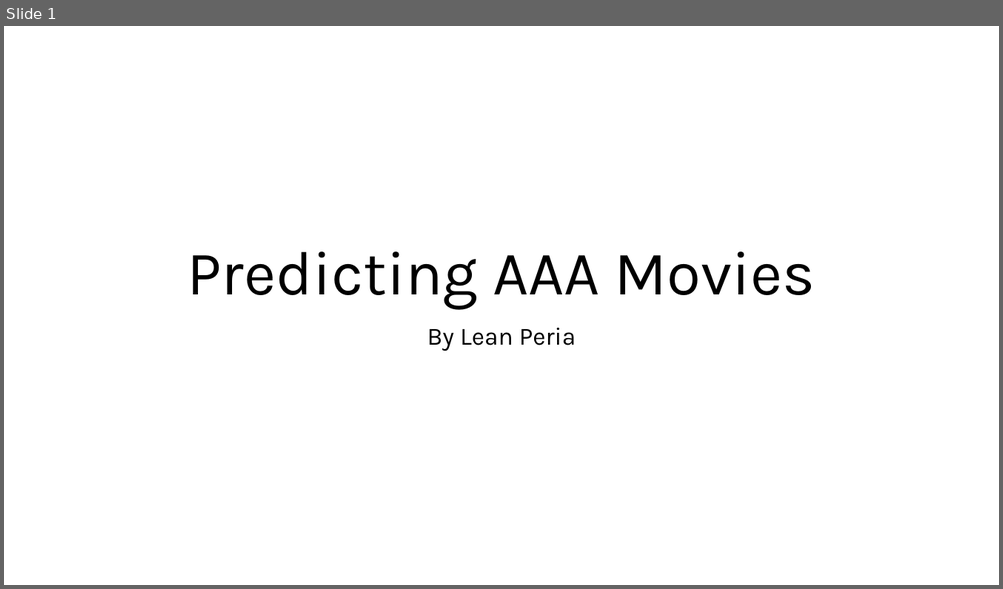
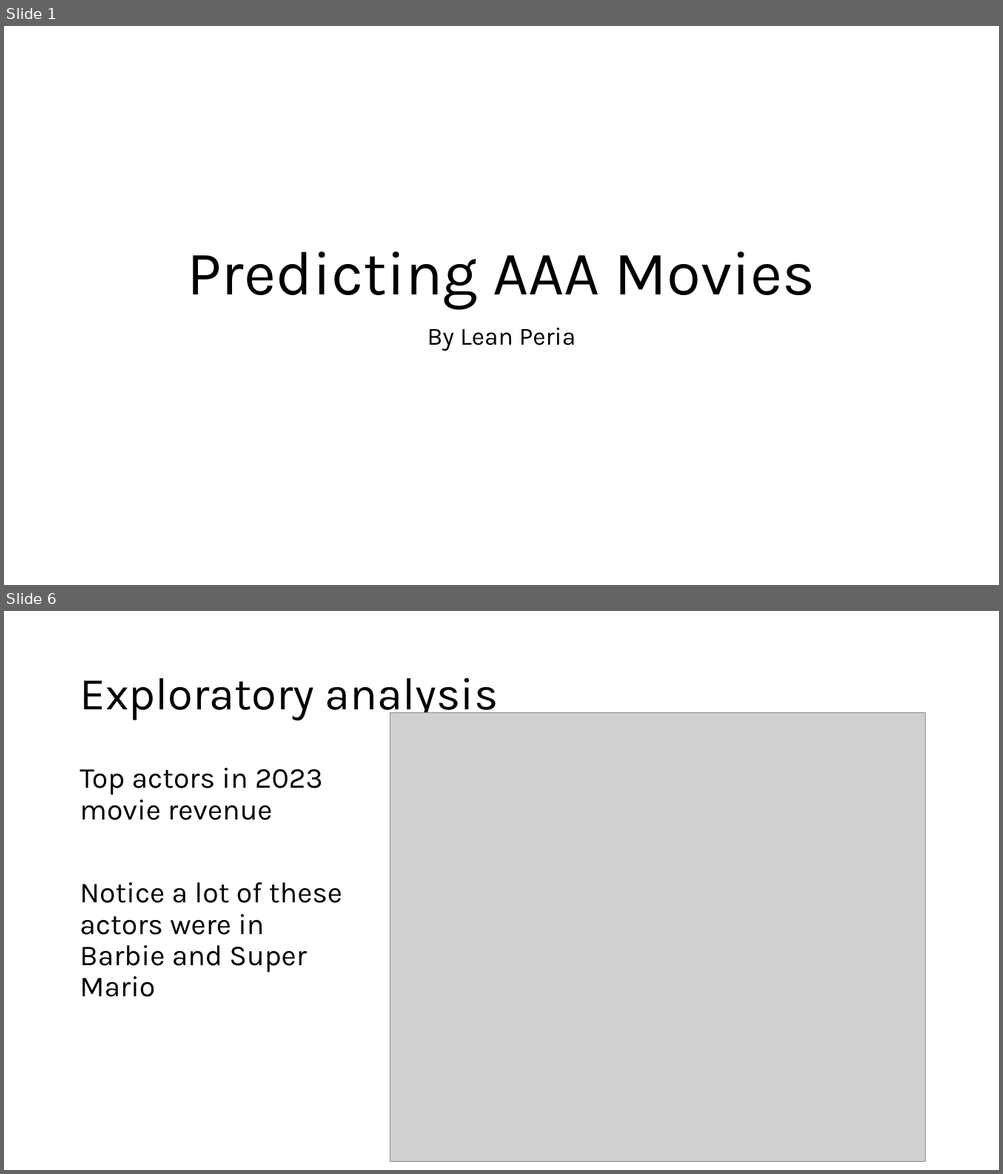
Before and after one commit to leanperia/MoviesRecommendedByLean, a slide deck: Slide Deck - Predicting AAA Movies.pptx. Shown one above the other, each under a label of ours: slide 1 before the commit, slides 1 and 6 after it; the slides between them are not shown. The pictures are 1003x589 and 1003x1174 pixels, drawn with LibreOffice and Linux fonts; fonts in the diff are those of the drawing; grey boxes stand for pictures. Boxes give left, top, right and bottom in pixels: in the first picture for what was removed or moved away, otherwise in the second. Text is boxed around its words. In the diff, an @@ line names an element or a change of style, - is before the commit and + after.

```diff
--- a/Slide Deck - Predicting AAA Movies.pptx
+++ b/Slide Deck - Predicting AAA Movies.pptx
@@ slide 6 added at (4,611,999,1170), background #FFFFFF @@
@@ title added at (79,678,498,721), 44 pt, text #000000 @@
+Exploratory analysis
@@ picture added at (390,713,925,1162) @@
@@ text added at (79,768,342,997), 28 pt, text #000000 @@
+Top actors in 2023 movie revenue
+Notice a lot of these actors were in Barbie and Super Mario
```
Also in this commit, not shown: 12 other slides added, 1 slide removed, 3 other files.
